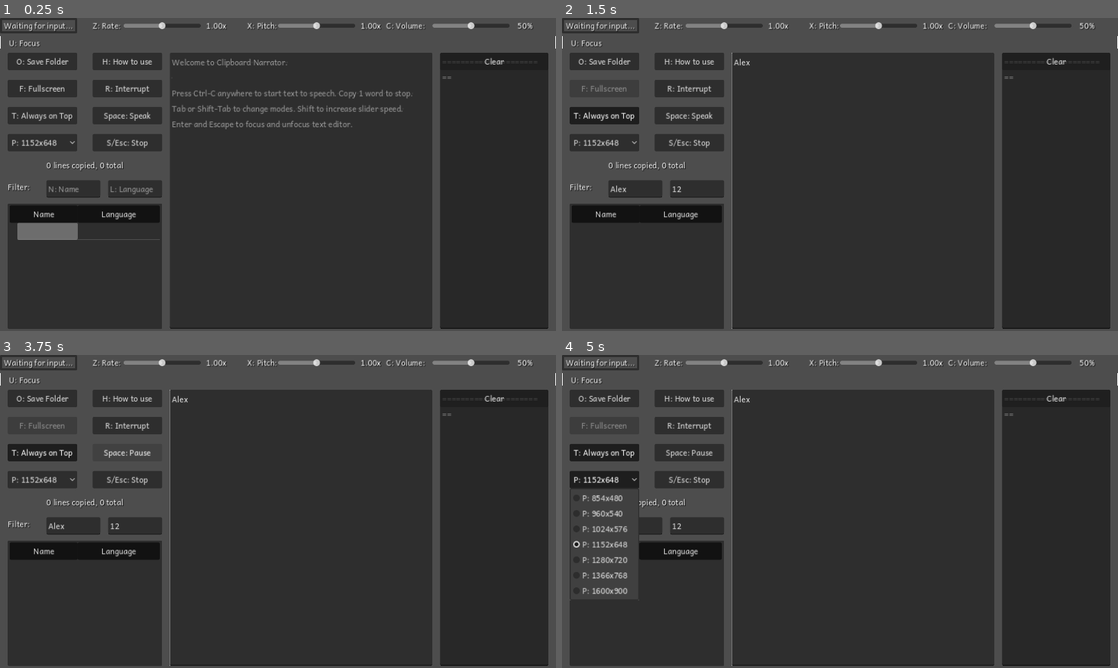
Above: before the commit, frames 1-4 (two rows, left to right).
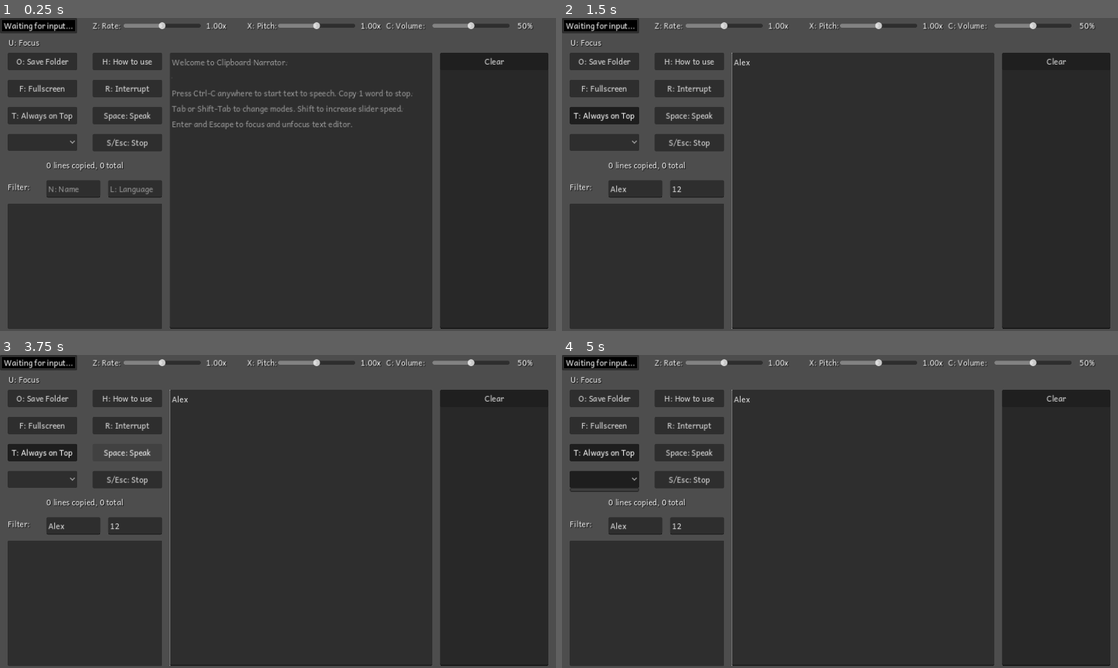
Above: after the commit, the same moments.

Repository: lesleyrs/clipboard-narrator
Game: Godot game, scene res://main.tscn
Same seed, same stepped clock (60 frames per second), same inputs: the game is played once before the commit and once after it.
Inputs (mouse positions are in pixels of both pictures, inside the frame that each line leads up to):
- Up to frame 1 (0.25 s): no input
- Up to frame 2 (1.5 s): click (634, 190) at 0.52 s; type "Alex" at 0.6 s; click (695, 190) at 0.75 s; type "12" at 0.83 s; click (862, 190) at 0.98 s; type "Alex" at 1.07 s; click "T: Always on Top" at 1.25 s
- Up to frame 3 (3.75 s): click "R: Interrupt" at 2 s; click "S/Esc: Stop" at 2.75 s; click "Space: Speak" at 3.5 s
- Up to frame 4 (5 s): click (606, 480) at 4.25 s

The runs differ from the first frame. In frame 1, 2.6% of the frame differs, in the area x 0-100%, y 0-71%; in frame 2, 2.0%; in frame 3, 2.1%; in frame 4, 2.4%.
Error after the commit: Parse Error: Identifier "integer_division" not declared in the current scope. (res://main.gd:213)

Commit message:
general polishing

Diff:
--- a/main.gd
+++ b/main.gd
@@ -16,6 +16,8 @@
 # add logo/icon, see current state of embedding pck, add releases to github, optionbutton text low resolution?
 # save clipboard in array 1-0 keys history, try linux primary clipboard extra + test linux html
 # save total_lines/lang/colorpicker/sliders/mode/title/size/ontop/check all settings for loading
+# shadowed variables warnings not ignored in beta 10, fix pausing and starting queue mode
+# disable scroll and use scroll to line? H key starts speech on web but not space? compare with old version
 
 # allow changing slider while speaking and stop richtext moving scrollbar or make it follow without stopping
 # web build cuts off speech before finishing help text, and following highlight rarely works.
@@ -29,6 +31,14 @@
 # you should strip out all XML markup before calling tts_speak().
 
 func _ready():
+	format_suffix()
+
+	if OS.has_feature("web"):
+		$ButtonFolder.queue_free() # see if this one works on exported web
+		$ButtonFullscreen.queue_free()
+		$ButtonOnTop.queue_free()
+		$OptionButton.queue_free()
+
 	$OptionButton.add_item("P: 854x480")
 	$OptionButton.add_item("P: 960x540")
 	$OptionButton.add_item("P: 1024x576")
@@ -44,7 +54,10 @@
 	stylebox_flat.border_width_top = 1
 	stylebox_flat.border_width_left = 1
 	stylebox_flat.border_width_right = 1
-	stylebox_flat.border_color = Color.WHITE
+	if $ColorPickerButton.color.get_luminance() >= 0.5: # needed here for saving background colour
+		stylebox_flat.border_color = Color.BLACK
+	else:
+		stylebox_flat.border_color = Color.WHITE
 	$RichTextLabel.add_theme_stylebox_override("normal", stylebox_flat)
 
 	DisplayServer.window_set_title("Clipboard Narrator - %s" % mode_name)
@@ -194,12 +207,33 @@
 	if $RichTextLabel.size.y >= 616:
 		$RichTextLabel.size.y = 616
 		$RichTextLabel.scroll_active = true
+	format_suffix()
+	size_changed = true
+
+@warning_ignore(integer_division)
+func format_suffix():
 	total_lines += $RichTextLabel.get_line_count()
+
+	var format_label: String
 	var lines_copied = " lines copied, "
+	var lines_total = " lines total"
 	if $RichTextLabel.get_line_count() == 1:
 		lines_copied = " line copied, "
-	$LinesLabel.text = str($RichTextLabel.get_line_count()) + lines_copied + str(total_lines) + " total"
-	size_changed = true
+		lines_total = " line total"
+	if total_lines >= 1000000000000000:
+		format_label = lines_copied + str(total_lines / 1000000000000000) + "Q" + lines_total
+	elif total_lines >= 1000000000000:
+		format_label = lines_copied + str(total_lines / 1000000000000) + "T" + lines_total
+	elif total_lines >= 1000000000:
+		format_label = lines_copied + str(total_lines / 1000000000) + "B" + lines_total
+	elif total_lines >= 10000000:
+		format_label = lines_copied + str(total_lines / 1000000) + "M" + lines_total
+	elif total_lines >= 100000:
+		format_label = lines_copied + str(total_lines / 1000) + "K" + lines_total
+	else:
+		format_label = lines_copied + str(total_lines) + lines_total
+
+	$LinesLabel.text = str($RichTextLabel.get_line_count()) + format_label
 
 func _process(_delta):
 	if DisplayServer.clipboard_get() != last_copy:
@@ -226,15 +260,18 @@
 	else:
 		$Label.text = "Waiting for input..."
 
+@warning_ignore(shadowed_variable)
 func _on_utterance_boundary(pos, id):
 	$RichTextLabel.text = "[bgcolor=yellow][color=black]" + ut_map[id].substr(0, pos) + "[/color][/bgcolor]" + ut_map[id].substr(pos, -1)
 	if size_changed == false:
 		resize_label()
 
+@warning_ignore(shadowed_variable)
 func _on_utterance_start(id):
 	$Log.text += "utterance %d started\n" % [id]
 	$ButtonToggle.text = "Space: Pause"
 
+@warning_ignore(shadowed_variable)
 func _on_utterance_end(id):
 	$RichTextLabel.text = "[bgcolor=yellow][color=black]" + ut_map[id] + "[/color][/bgcolor]"
 	$Log.text += "utterance %d ended\n" % [id]
@@ -243,6 +280,7 @@
 	DisplayServer.tts_resume()
 	$ButtonToggle.text = "Space: Speak"
 
+@warning_ignore(shadowed_variable)
 func _on_utterance_error(id):
 	$RichTextLabel.text = ""
 	$Log.text += "utterance %d canceled\n" % [id]
@@ -366,6 +404,10 @@
 func _on_color_picker_button_color_changed(color):
 	RenderingServer.set_default_clear_color($ColorPickerButton.color)
 	stylebox_flat.bg_color = $ColorPickerButton.color
+	if $ColorPickerButton.color.get_luminance() >= 0.5:
+		stylebox_flat.border_color = Color.BLACK
+	else:
+		stylebox_flat.border_color = Color.WHITE
 
 func _on_rich_text_label_focus_entered():
 	stylebox_flat.border_width_bottom = 0
